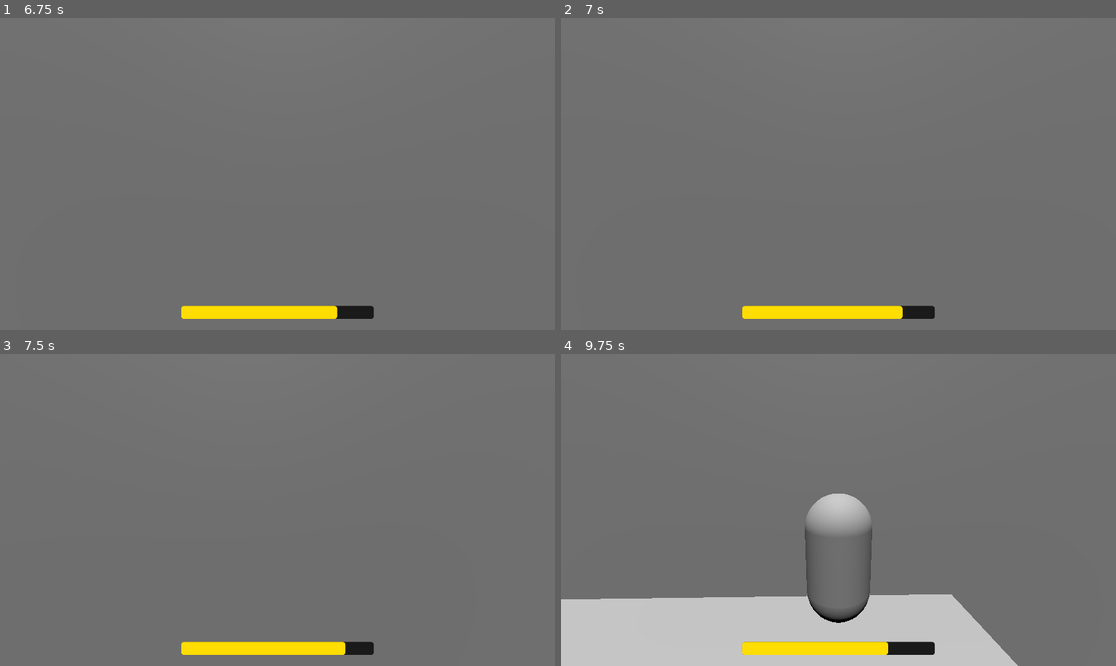
Above: before the commit, frames 1-4 (two rows, left to right).
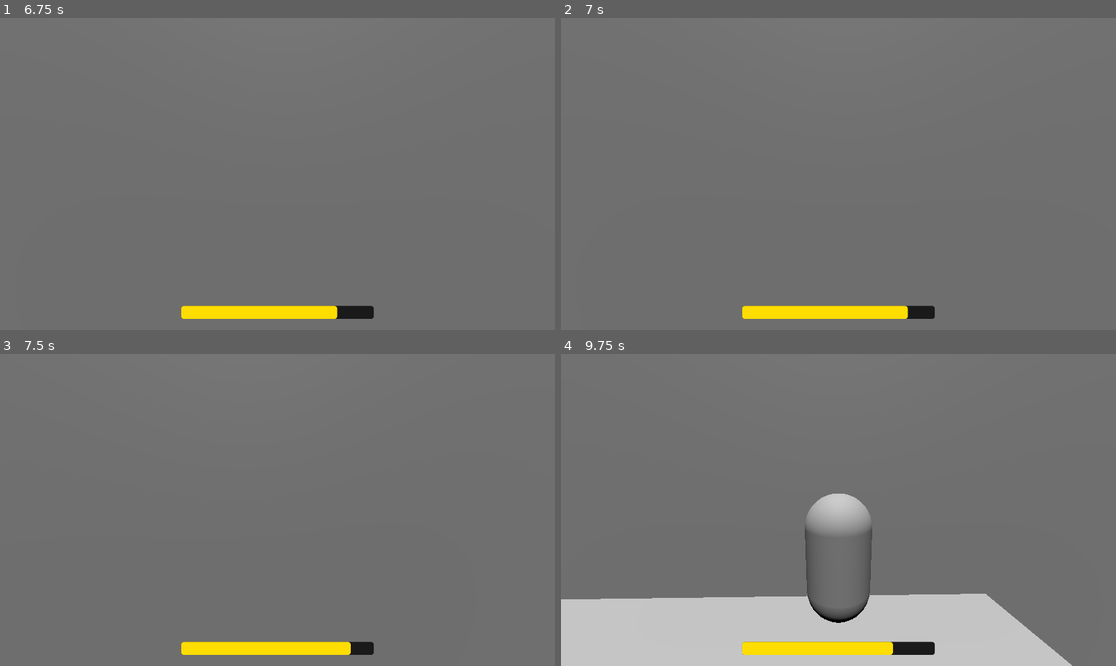
Above: after the commit, the same moments.

Repository: natmar68-cmyk/Rat_Trap
Game: Godot game, scene res://Scenes/menu.tscn
Two runs of this game, one before a commit and one after it. Both use one fixed random seed, a clock stepped at 60 frames per second and the inputs below.
Inputs (mouse positions are in pixels of both pictures, inside the frame that each line leads up to):
- Up to frame 1 (6.75 s): click "Play" at 0.5 s; move the mouse to (305, 174) at 1.27 s; hold Ctrl (sprint) 1.28-2.03 s; hold W (move_forward) 1.28-6.53 s; tap Space (jump) at 1.52, 2.27, 3.77, 4.52, 5.27, 6.5 s; move the mouse to (249, 174) at 2.02 s; tap E (interact) at 2.1, 5.1 s; tap Ctrl (sprint) at 2.3, 3.8, 5.3 s; move the mouse to (288, 167) at 2.77 s; hold Ctrl (sprint) 2.78-3.53 s; tap Enter at 3.5 s; move the mouse to (271, 180) at 3.52 s; tap F (toggle_camera) at 3.6, 6.6 s; move the mouse to (316, 177) at 4.27 s; hold Ctrl (sprint) 4.28-5.03 s; move the mouse to (233, 170) at 5.02 s; move the mouse to (283, 174) at 5.77 s; hold Ctrl (sprint) 5.78-6.53 s; move the mouse to (255, 167) at 6.52 s; hold D (move_right) from 6.53 s (still down)
- Up to frame 2 (7 s): keep holding D (move_right); tap Space (jump) at 6.77 s; tap Ctrl (sprint) at 6.8 s
- Up to frame 3 (7.5 s): move the mouse to (305, 510) at 7.27 s; release D (move_right) at 7.28 s; hold W (move_forward) from 7.28 s (still down); hold Ctrl (sprint) from 7.28 s (still down)
- Up to frame 4 (9.75 s): tap Space (jump) at 7.52, 8.27 s; move the mouse to (810, 510) at 8.02 s; release Ctrl (sprint) at 8.03 s; tap E (interact) at 8.1 s; tap Ctrl (sprint) at 8.3 s; move the mouse to (849, 503) at 8.77 s; hold Ctrl (sprint) 8.78-9.53 s; move the mouse to (832, 516) at 9.52 s; release W (move_forward) at 9.53 s; hold A (move_left) from 9.53 s (still down); tap F (toggle_camera) at 9.6 s

Frame 1 is identical in both runs. In frame 2, less than 0.1% of the frame differs, in the area x 61-63%, y 92-97%; in frame 3, less than 0.1%; in frame 4, 1.9%, in the area x 58-93%, y 76-100%.

Commit message:
first commit of branch

Diff:
--- a/Scripts/player.gd
+++ b/Scripts/player.gd
@@ -122,7 +122,7 @@
 	if not is_on_floor():
 		velocity.y -= GRAVITY * delta
 
-	var can_sprint := Input.is_action_pressed("sprint") and stamina > 0 and not exhausted
+	var can_sprint := Input.is_action_pressed("sprint") and stamina > 0 and not exhausted and Input.is_action_pressed("move_forward")
 	if can_sprint:
 		stamina = max(stamina - STAMINA_DRAIN * delta, 0)
 		if stamina == 0:
